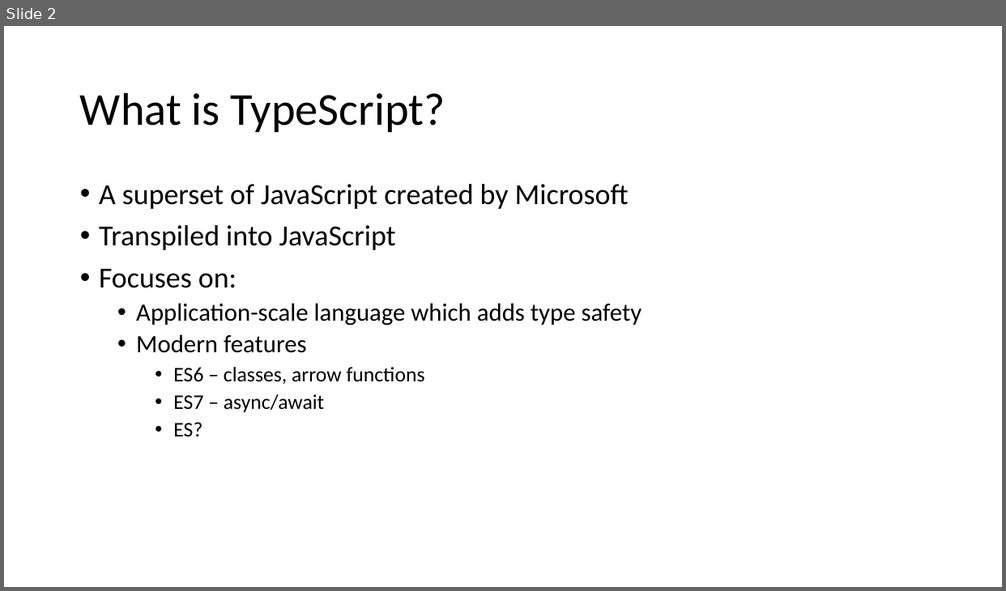
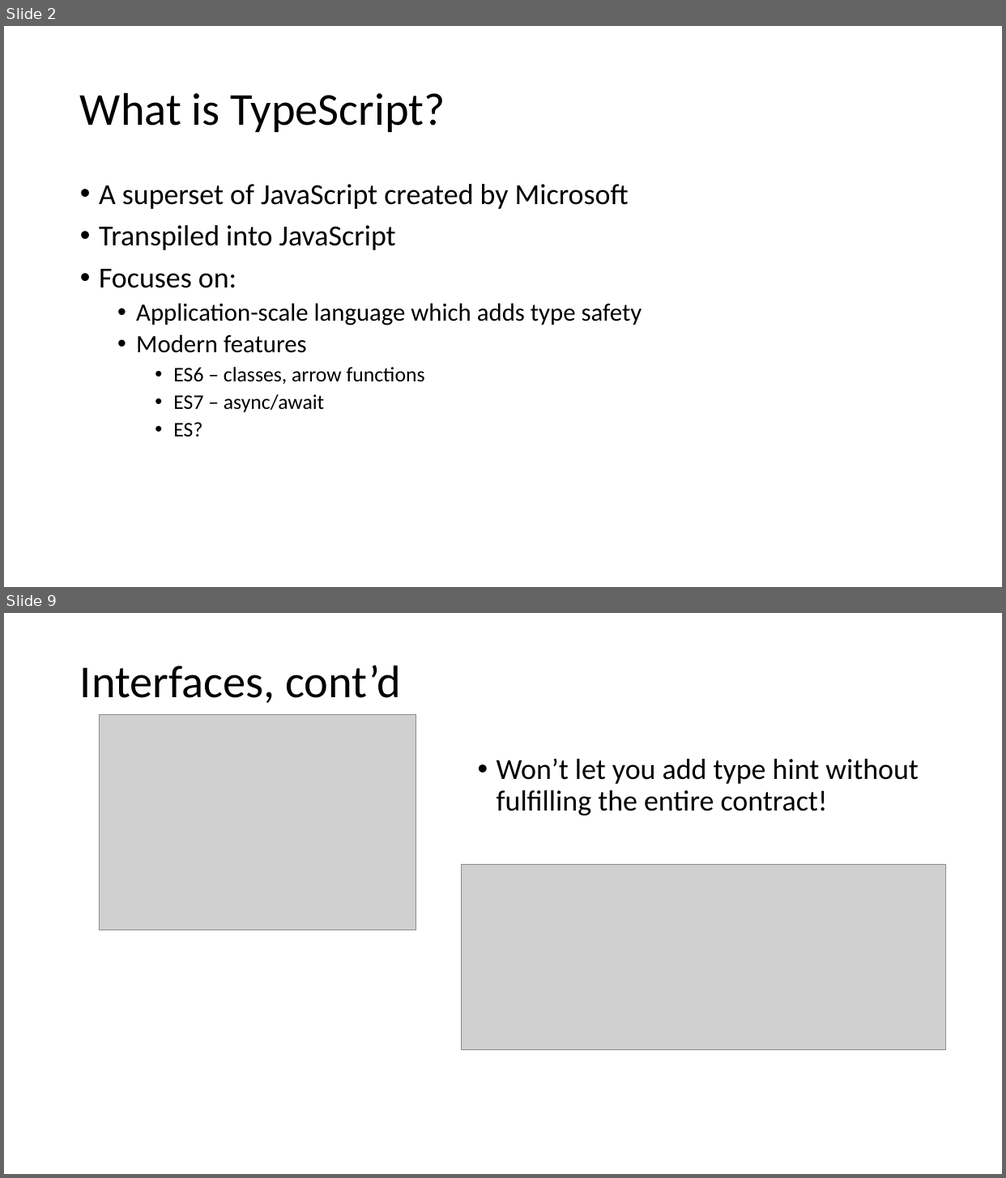
Before and after one commit to schneidenbach/Angular2-AspNetCore-TypeScript-Workshop, a slide deck: slides/1 - TypeScript.pptx. Shown one above the other, each under a label of ours: slide 2 before the commit, slides 2 and 9 after it; the slides between them are not shown. The pictures are 1006x591 and 1006x1178 pixels, drawn with LibreOffice and Linux fonts; fonts in the diff are those of the drawing; grey boxes stand for pictures. Boxes give left, top, right and bottom in pixels: in the first picture for what was removed or moved away, otherwise in the second. Text is boxed around its words. In the diff, an @@ line names an element or a change of style, - is before the commit and + after.

```diff
--- a/slides/1 - TypeScript.pptx
+++ b/slides/1 - TypeScript.pptx
@@ slide 9 added at (x1=4, y1=613, x2=1002, y2=1174), background #FFFFFF @@
@@ title added at (x1=80, y1=665, x2=401, y2=703), 44 pt, text #000000 @@
+Interfaces, cont’d
@@ picture added at (x1=99, y1=715, x2=416, y2=931) @@
@@ text added at (x1=496, y1=759, x2=918, y2=815), 28 pt, text #000000 @@
+• Won’t let you add type hint without fulfilling the entire contract!
@@ picture added at (x1=462, y1=865, x2=946, y2=1050) @@
```
Also in this commit, not shown: 16 other slides added, 2 slides removed, 14 other files.
